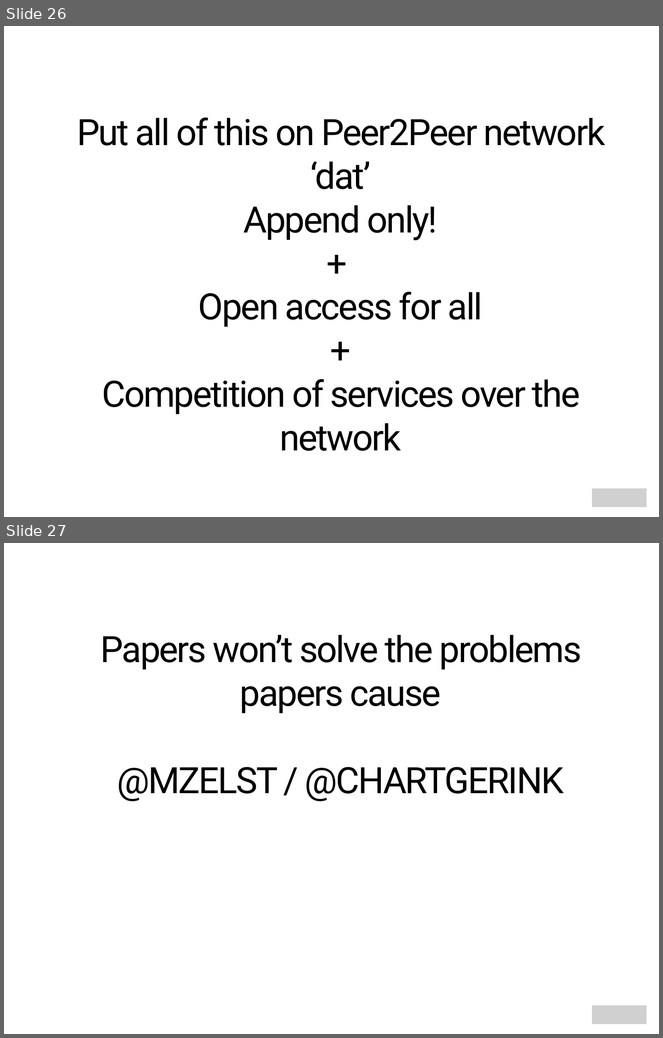
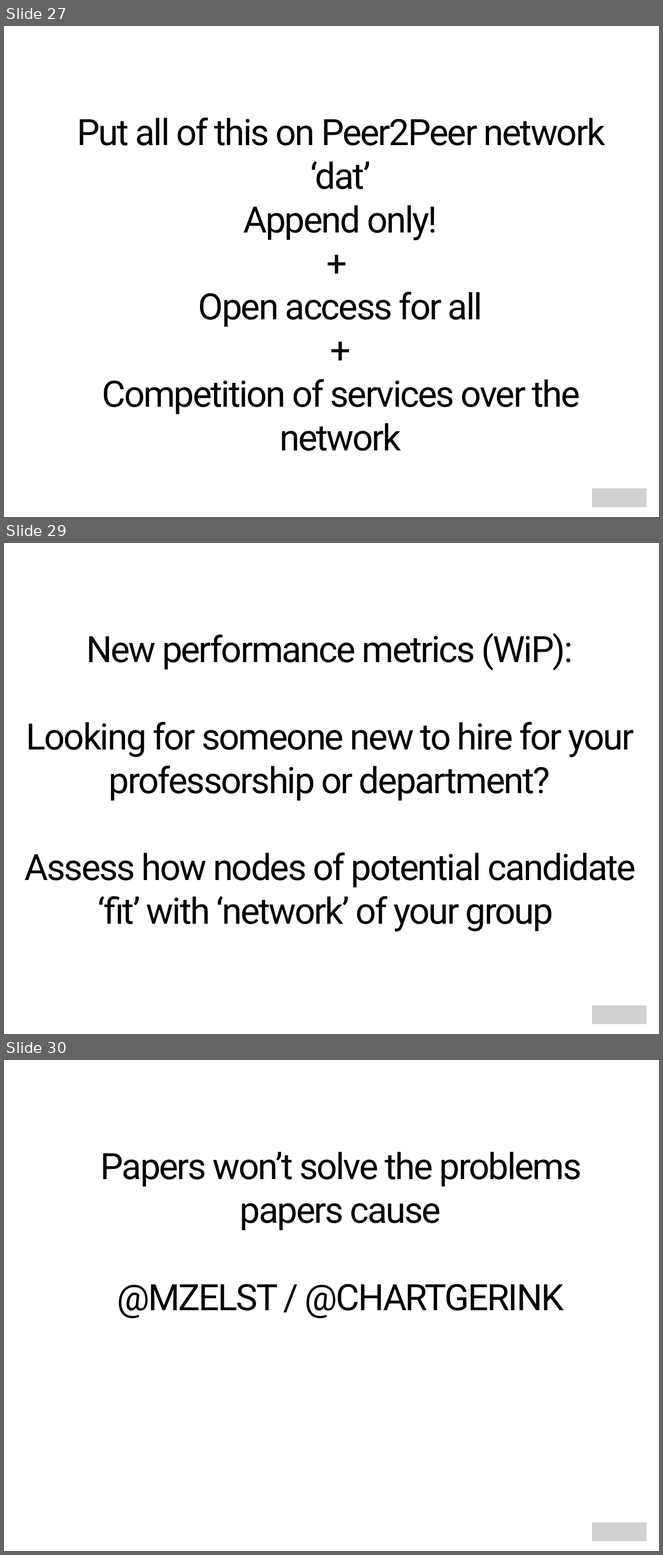
Before and after one commit to mzelst/talks, a slide deck: 2017/20171101 tu_chemnitz/20171101 tu_chemnitz.odp. Shown one above the other, each under a label of ours: slides 26 and 27 before the commit, slides 27, 29 and 30 after it; the slides between them are not shown. The pictures are 663x1038 and 663x1555 pixels, drawn with LibreOffice and Linux fonts; fonts in the diff are those of the drawing; grey boxes stand for pictures. Boxes give left, top, right and bottom in pixels: in the first picture for what was removed or moved away, otherwise in the second. Text is boxed around its words. In the diff, an @@ line names an element or a change of style, - is before the commit and + after.

Commit message:
Add new performance metrics in presentation.

```diff
--- a/2017/20171101 tu_chemnitz/20171101 tu_chemnitz.odp
+++ b/2017/20171101 tu_chemnitz/20171101 tu_chemnitz.odp
@@ slide 29 added at bbox=[4, 543, 659, 1034], background #FFFFFF @@
@@ text added at bbox=[24, 633, 636, 931], 44 pt, text #000000 @@
+New performance metrics (WiP):
+Looking for someone new to hire for your professorship or department?
+Assess how nodes of potential candidate ‘fit’ with ‘network’ of your group
@@ picture added at bbox=[592, 1005, 647, 1024] @@
@@ what was slide 26 is now slide 27 @@
@@ what was slide 27 is now slide 30 @@
```
Also in this commit, not shown: 5 slides changed, 3 other slides added, 1 slide removed, 1 other file.
